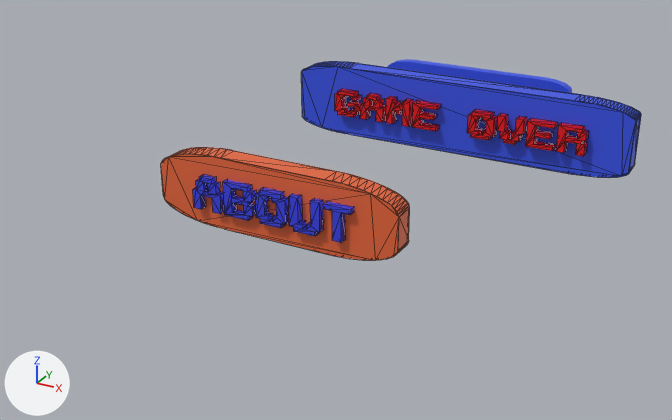
The glTF model public/misc/buttons.gltf, before and after one commit.
Both versions are drawn from a 50 mm lens placed at (16.0, -34.7, 12.2), pointed at (2.1, -9.5, -0.4). Every picture has the same lights, and +X, +Y and +Z are marked at lower left. Mesh edges are drawn as thin lines on the coarser meshes. Where no turn or scale is listed for an object, it has been applied to the vertices.

Objects in the first picture: 'About', 'gameOver', 'start'.
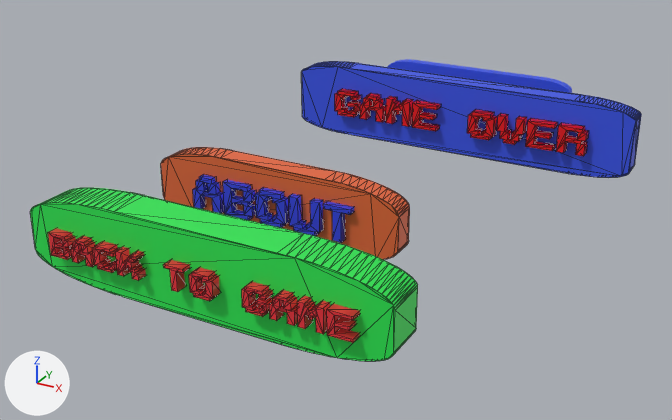
Pixel boxes (x1, y1, x2, y2) of what changed, in the pictures (672 x 420 px):
'BTG', added (green): after (30, 188, 418, 361)
    faces in mat_material_010 (green #28e751): (30, 188, 418, 361)
    faces in mat_material_009 (red #e72f39): (48, 228, 360, 343)

Patch to the scene script:
```diff
--- a/public/misc/buttons.gltf.py
+++ b/public/misc/buttons.gltf.py
@@ mat_material_010 @@
+mat_material_010 = principled_material('Material.010')
+mat_material_010.base_color = (0.0217, 0.8, 0.0832)  # green #29e751
@@ mat_material_009 @@
+mat_material_009 = principled_material('Material.009')
+mat_material_009.base_color = (0.8, 0.028, 0.0413)  # red #e72f39
@@ me_btg @@
+me_btg.from_pydata(...)  # 580 vertices, 1136 faces; spans x -0.95..10.63, y -0.19..1.4, z -0.89..1.71
+# faces by material slot: [804, 332]
+me_btg.materials.append(mat_material_009)  # red #e72f39
+me_btg.materials.append(mat_material_010)  # green #29e751
@@ ob_btg @@
+ob_btg = bpy.data.objects.new('BTG', me_btg)
+ob_btg.location = (-2.58, -17.6, 0.34)
```
